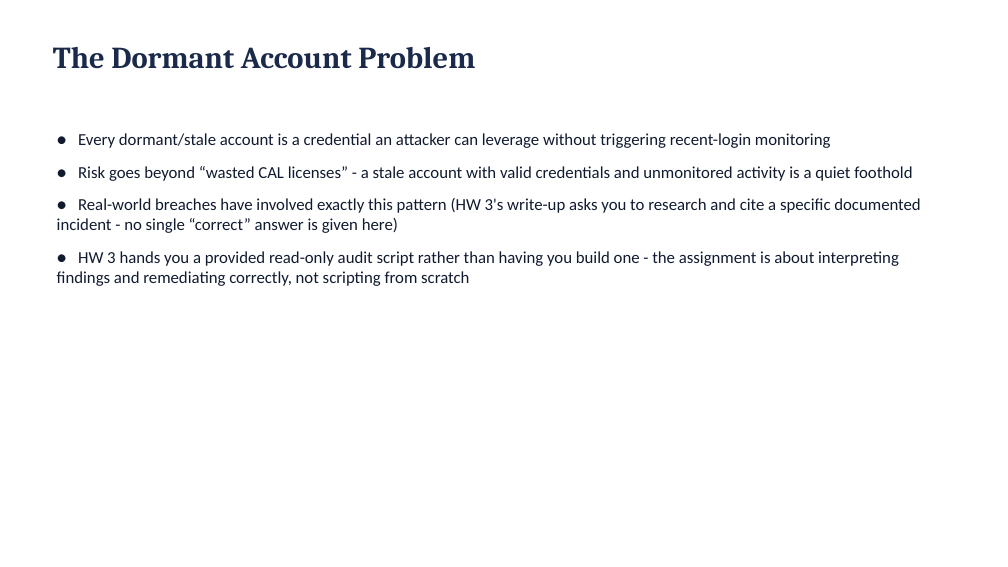
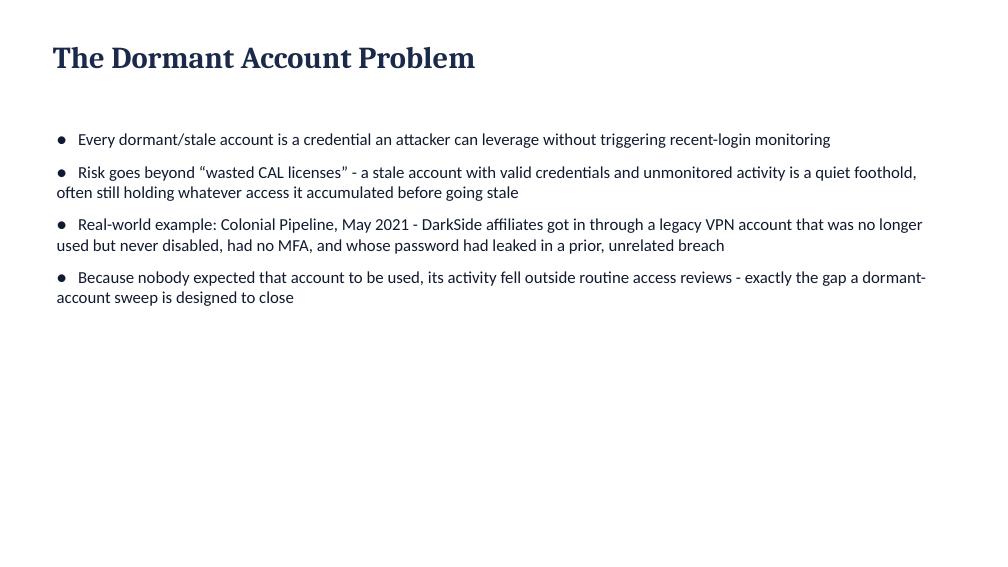
Before and after one commit to BYU-CYBER-444/byu-cyber-444.github.io, a slide deck: slide 68 of lectures/CYBER444_Week03_Windows_Server_Administration.pptx (slide 54 before the commit). Drawn at 1008x567 pixels with LibreOffice and Linux fonts; fonts in the diff are those of the drawing. Boxes give left, top, right and bottom in pixels: in the first picture for what was removed or moved away, otherwise in the second. Text is boxed around its words. In the diff, an @@ line names an element or a change of style, - is before the commit and + after.

```diff
--- a/lectures/CYBER444_Week03_Windows_Server_Administration.pptx
+++ b/lectures/CYBER444_Week03_Windows_Server_Administration.pptx
@@ text at box(57, 166, 926, 306): text changed @@
-● Risk goes beyond “wasted CAL licenses” - a stale account with valid credentials and unmonitored activity is a quiet foothold
-● Real-world breaches have involved exactly this pattern (HW 3's write-up asks you to research and cite a specific documented incident - no single “correct” answer is given here)
-● HW 3 hands you a provided read-only audit script rather than having you build one - the assignment is about interpreting findings and remediating correctly, not scripting from scratch
+● Risk goes beyond “wasted CAL licenses” - a stale account with valid credentials and unmonitored activity is a quiet foothold, often still holding whatever access it accumulated before going stale
+● Real-world example: Colonial Pipeline, May 2021 - DarkSide affiliates got in through a legacy VPN account that was no longer used but never disabled, had no MFA, and whose password had leaked in a prior, unrelated breach
+● Because nobody expected that account to be used, its activity fell outside routine access reviews - exactly the gap a dormant-account sweep is designed to close
```
Also in this commit, not shown: 14 other slides changed, 15 slides added, 1 slide removed, 2 other files.
